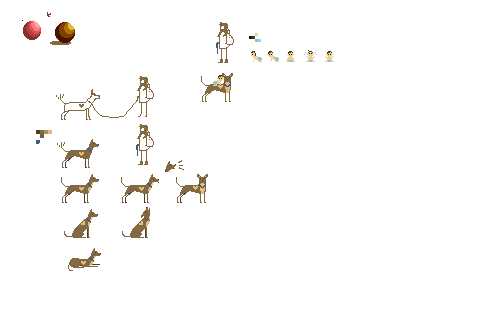
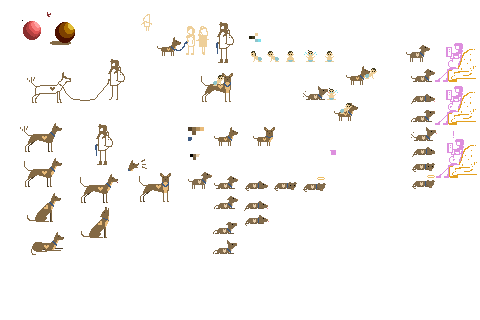
Two versions of the same layered image (480x320). Layer-by-layer changes:
painted on "Layer #1" over [20, 14, 477, 271]
